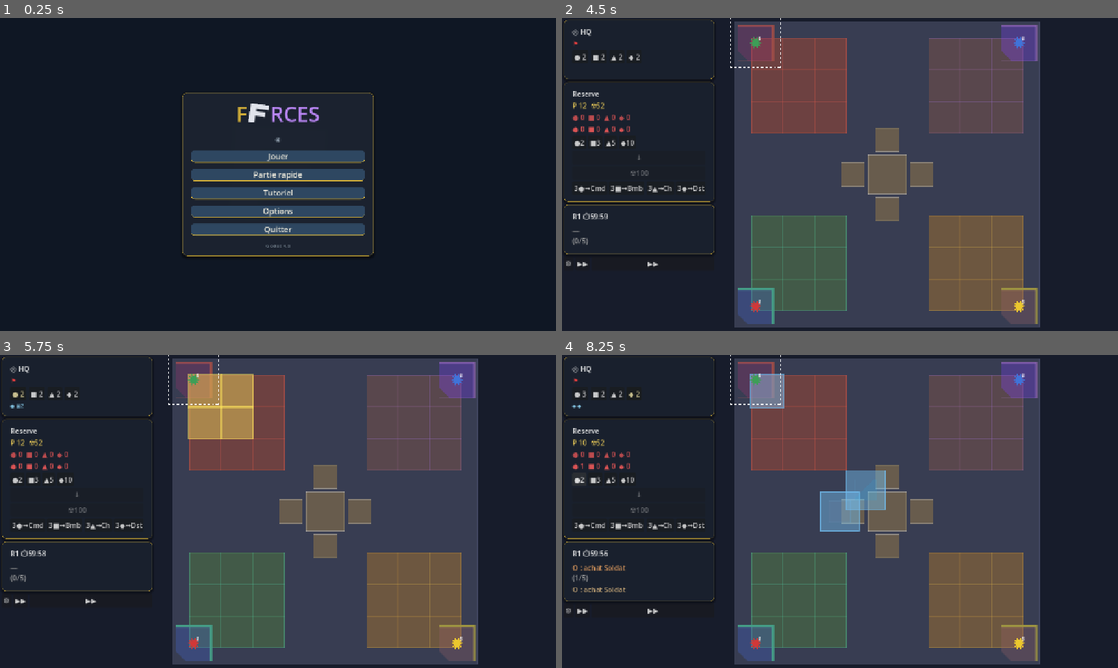
Above: before the commit, frames 1-4 (two rows, left to right).
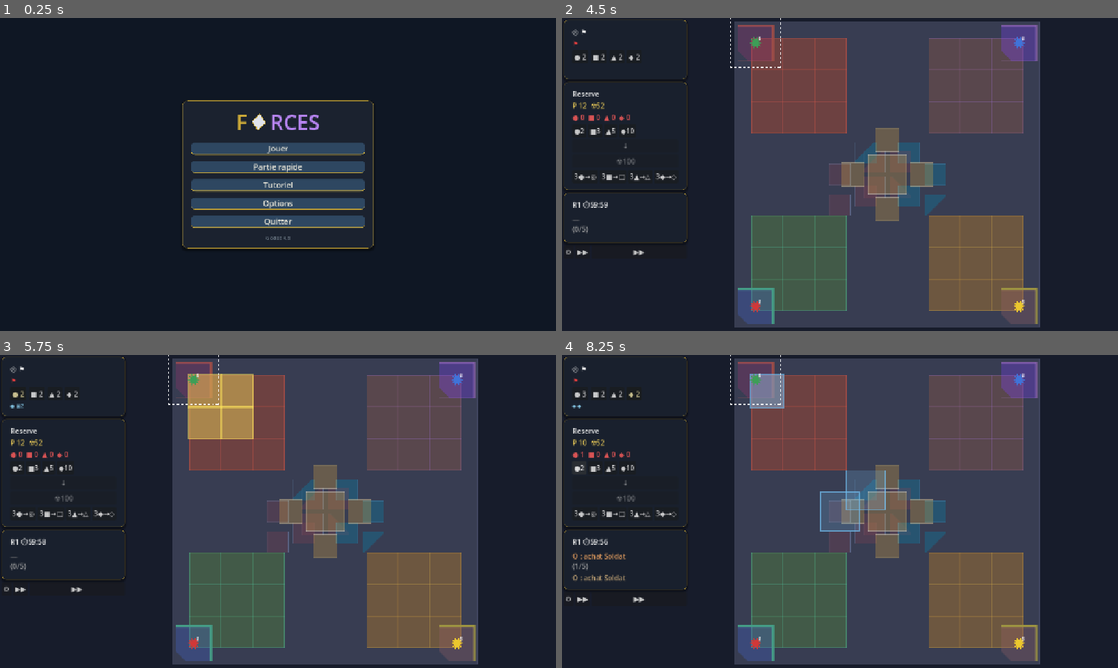
Above: after the commit, the same moments.

Repository: tlloancy/Forces
Game: Godot game, scene res://scenes/menu/main_menu.tscn
The game is run twice, just before and just after one commit, with the same random seed, the same clock (stepped at 60 frames per second) and the same inputs.
Inputs:
- Up to frame 1 (0.25 s): no input
- Up to frame 2 (4.5 s): click "Partie rapide" at 0.5 s; click "⚙" at 1.25 s; click "Jouer" at 2 s; click "Retour" at 2.75 s; click "Jouer" at 3.5 s; click "Lancer la bataille" at 4.25 s
- Up to frame 3 (5.75 s): click "● 2" at 5 s
- Up to frame 4 (8.25 s): click "■ 2" at 5.75 s; click "▲ 2" at 6.5 s; click "◆ 2" at 7.25 s; click "●2" at 8 s

The runs differ from the first frame. In frame 1, 9.0% of the frame differs, in the area x 32-68%, y 23-77%; in frame 2, 2.6%; in frame 3, 2.6%; in frame 4, 4.2%.

Commit message:
Afficher couloirs mer, symboles echanges, menu et surbrillances epures.
CHANGELOG mis a jour. Smoke OK.

Diff:
--- a/godot/scenes/battle/battle.tscn
+++ b/godot/scenes/battle/battle.tscn
@@ -88,12 +88,6 @@
 theme_override_colors/font_color = Color(0.95, 0.82, 0.35, 1)
 text = "F 0"
 
-[node name="ReserveOutline" type="Label" parent="Sidebar/ReservePanel/VBox"]
-unique_name_in_owner = true
-layout_mode = 2
-theme_override_colors/font_color = Color(0.95, 0.35, 0.35, 0.85)
-text = "● 0 ■ 0 ▲ 0 ◆ 0"
-
 [node name="ReserveCounts" type="Label" parent="Sidebar/ReservePanel/VBox"]
 unique_name_in_owner = true
 layout_mode = 2
@@ -139,22 +133,22 @@
 [node name="ExchangeCommandoButton" type="Button" parent="Sidebar/ReservePanel/VBox/ExchangeRow"]
 unique_name_in_owner = true
 layout_mode = 2
-text = "3●→Cmd"
+text = "3●→◎"
 
 [node name="ExchangeBomberButton" type="Button" parent="Sidebar/ReservePanel/VBox/ExchangeRow"]
 unique_name_in_owner = true
 layout_mode = 2
-text = "3■→Bmb"
+text = "3■→□"
 
 [node name="ExchangeFighterButton" type="Button" parent="Sidebar/ReservePanel/VBox/ExchangeRow"]
 unique_name_in_owner = true
 layout_mode = 2
-text = "3▲→Ch"
+text = "3▲→△"
 
 [node name="ExchangeDestroyerButton" type="Button" parent="Sidebar/ReservePanel/VBox/ExchangeRow"]
 unique_name_in_owner = true
 layout_mode = 2
-text = "3◆→Dst"
+text = "3◆→◇"
 
 [node name="OrdersPanel" type="PanelContainer" parent="Sidebar"]
 layout_mode = 2
--- a/godot/scenes/menu/main_menu.tscn
+++ b/godot/scenes/menu/main_menu.tscn
@@ -20,18 +20,6 @@
 grow_horizontal = 2
 grow_vertical = 2
 color = Color(0.06, 0.09, 0.14, 1)
-
-[node name="BackdropDiamond" type="Control" parent="."]
-layout_mode = 1
-anchors_preset = 15
-anchor_right = 1.0
-anchor_bottom = 1.0
-grow_horizontal = 2
-grow_vertical = 2
-mouse_filter = 2
-script = ExtResource("2_logo_o")
-icon_size = 220.0
-rotation_speed = 0.22
 
 [node name="SplashTexture" type="TextureRect" parent="."]
 unique_name_in_owner = true
@@ -82,6 +70,7 @@
 layout_mode = 2
 script = ExtResource("2_logo_o")
 icon_size = 44.0
+plain_rhombus = true
 
 [node name="LogoRest" type="Label" parent="Center/Panel/VBox/LogoRow"]
 unique_name_in_owner = true
@@ -89,12 +78,6 @@
 theme_override_colors/font_color = Color(0.72, 0.52, 0.95, 1)
 theme_override_font_sizes/font_size = 48
 text = "RCES"
-
-[node name="Subtitle" type="Label" parent="Center/Panel/VBox"]
-layout_mode = 2
-theme_override_colors/font_color = Color(0.62, 0.68, 0.74, 1)
-text = "④"
-horizontal_alignment = 1
 
 [node name="PlayButton" type="Button" parent="Center/Panel/VBox"]
 unique_name_in_owner = true
--- a/godot/scripts/battle/battle_sidebar.gd
+++ b/godot/scripts/battle/battle_sidebar.gd
@@ -10,7 +10,6 @@
 @onready var _case_units: HBoxContainer = %CaseUnitsRow
 @onready var _case_piece: Label = %CasePiece
 @onready var _reserve_power: Label = %ReservePower
-@onready var _reserve_outline: Label = %ReserveOutline
 @onready var _reserve_counts: Label = %ReserveCounts
 @onready var _orders_timer: Label = %OrdersTimer
 @onready var _orders_queue: RichTextLabel = %OrdersQueue
@@ -79,12 +78,9 @@
 	for p: PieceInstance in state.reserve_pieces(human_camp):
 		var k: String = _shape_label(p.type)
 		res[k] = int(res.get(k, 0)) + 1
-	var outline_row := _shape_row(["●", "■", "▲", "◆"], res, true)
 	var count_row := _shape_row(["●", "■", "▲", "◆"], res, false)
 	if hbomb_board:
-		outline_row += "  ☢"
 		count_row += "  ☢"
-	_reserve_outline.text = outline_row
 	_reserve_counts.text = count_row
 
 	_orders_timer.text = "R%d ⏱%s" % [state.round_number, _format_timer(planning_elapsed)]
--- a/godot/scripts/battle/board_map.gd
+++ b/godot/scripts/battle/board_map.gd
@@ -172,11 +172,13 @@
 	for sector_id: String in _move_highlights:
 		if not _layout.has(sector_id):
 			continue
+		var tile_rect := _sector_highlight_rect(board, sx, sy, scale, sector_id)
 		if sector_id.begins_with("Space_"):
-			_draw_sea_corridor_marker(board, sx, sy, scale, sector_id, _highlight_color)
-		var tile_rect := _sector_highlight_rect(board, sx, sy, scale, sector_id)
-		draw_rect(tile_rect.grow(1.0), Color(_highlight_color.r, _highlight_color.g, _highlight_color.b, 0.45))
-		draw_rect(tile_rect.grow(1.0), _highlight_color, false, 2.5)
+			draw_rect(tile_rect.grow(1.0), Color(_highlight_color.r, _highlight_color.g, _highlight_color.b, 0.2))
+			draw_rect(tile_rect.grow(1.0), _highlight_color, false, 2.5)
+		else:
+			draw_rect(tile_rect.grow(1.0), Color(_highlight_color.r, _highlight_color.g, _highlight_color.b, 0.45))
+			draw_rect(tile_rect.grow(1.0), _highlight_color, false, 2.5)
 
 	if _state != null:
 		var pending: Dictionary = _state.human_pending_move_targets()
@@ -237,8 +239,6 @@
 
 
 func _draw_tile_for_sector(sector_id: String) -> bool:
-	if sector_id.begins_with("Space_"):
-		return false
 	return true
 
 
@@ -301,7 +301,10 @@
 			Vector2(cx - design.x * 0.5, cy - design.y * 0.5),
 			design
 		)
-		draw_texture_rect(tex, rect, false, BoardAtlas.sector_tile_modulate(sector_id))
+		var tint: Color = BoardAtlas.sector_tile_modulate(sector_id)
+		if sector_id.begins_with("Space_"):
+			tint = Color(0.5, 0.7, 0.92, 1.0)
+		draw_texture_rect(tex, rect, false, tint)
 
 
 func _draw_piece_icon(center: Vector2, icon_size: float, piece_type: GameConstants.PieceType, color: Color) -> void:
--- a/godot/scripts/core/board_atlas.gd
+++ b/godot/scripts/core/board_atlas.gd
@@ -130,7 +130,7 @@
 
 static func sector_tile_modulate(sector_id: String) -> Color:
 	if sector_id.begins_with("Space_"):
-		return Color(0.62, 0.65, 0.72, 1.0)
+		return Color(0.5, 0.7, 0.92, 1.0)
 	if BoardCatalog.is_neutral(sector_id):
 		return Color(0.92, 0.93, 0.96, 1.0)
 	var tint := _camp_multiply_color(BoardCatalog.camp_for_sector(sector_id))
@@ -170,7 +170,7 @@
 
 static func _sea_connector_design_size(sector_id: String) -> Vector2:
 	var native := tile_native_size(sector_id)
-	var long_side := 40.0
+	var long_side := 52.0
 	if native.x > native.y * 1.25:
 		var h := long_side * (native.y / native.x)
 		return Vector2(long_side, h)
--- a/godot/scripts/core/board_catalog.gd
+++ b/godot/scripts/core/board_catalog.gd
@@ -108,11 +108,11 @@
 ## Libellé court affiché sur le pad d'ordres (HQ, CE, NW, Sp3…).
 func sector_short_label(sector_id: String) -> String:
 	if sector_id.begins_with("HQ_"):
-		return "HQ"
+		return "⚑"
 	if sector_id == "Sun":
-		return "CE"
+		return "☀"
 	if sector_id.begins_with("Space_"):
-		return "Sp%s" % sector_id.get_slice("_", 1)
+		return "◇%s" % sector_id.get_slice("_", 1)
 	if sector_id.begins_with("Moon_"):
 		return sector_id.get_slice("_", 1)
 	var idx: int = sector_id.rfind("_")
--- a/godot/scripts/menu/logo_rotating_o.gd
+++ b/godot/scripts/menu/logo_rotating_o.gd
@@ -1,10 +1,12 @@
 extends Control
-## Losange du « O » dans FORCES — rotation lente (comme l’UI Unity).
+## Losange du « O » dans FORCES — rotation lente.
 
 const BoardAtlas = preload("res://scripts/core/board_atlas.gd")
 
 @export var rotation_speed: float = 0.55
 @export var icon_size: float = 44.0
+## Losange plat (menu) ; désactivé = texture atlas (peut contenir un motif interne).
+@export var plain_rhombus: bool = true
 
 var _angle: float = 0.0
 
@@ -20,11 +22,22 @@
 
 
 func _draw() -> void:
-	var tex: AtlasTexture = BoardAtlas.icon_texture("diamond_outline")
-	if tex == null or tex.atlas == null:
-		return
-	var sz := Vector2(icon_size, icon_size)
-	var rect := Rect2(-sz * 0.5, sz)
-	draw_set_transform(size * 0.5, _angle, Vector2.ONE)
-	draw_texture_rect(tex, rect, false, Color(0.92, 0.93, 0.96, 0.95))
+	var center := size * 0.5
+	draw_set_transform(center, _angle, Vector2.ONE)
+	if plain_rhombus:
+		var h := icon_size * 0.42
+		var w := icon_size * 0.36
+		var pts := PackedVector2Array([
+			Vector2(0, -h),
+			Vector2(w, 0),
+			Vector2(0, h),
+			Vector2(-w, 0),
+		])
+		draw_colored_polygon(pts, Color(0.92, 0.93, 0.96, 0.95))
+		draw_polyline(pts + PackedVector2Array([pts[0]]), Color(0.82, 0.68, 0.22, 0.9), 2.0)
+	else:
+		var tex: AtlasTexture = BoardAtlas.icon_texture("diamond_outline")
+		if tex != null and tex.atlas != null:
+			var sz := Vector2(icon_size, icon_size)
+			draw_texture_rect(tex, Rect2(-sz * 0.5, sz), false, Color(0.92, 0.93, 0.96, 0.95))
 	draw_set_transform(Vector2.ZERO, 0.0, Vector2.ONE)
--- a/godot/scripts/menu/main_menu.gd
+++ b/godot/scripts/menu/main_menu.gd
@@ -3,17 +3,12 @@
 @onready var _logo_f: Label = %LogoF
 @onready var _logo_rest: Label = %LogoRest
 @onready var _panel: PanelContainer = %Panel
-@onready var _backdrop_diamond: Control = $BackdropDiamond
-
-
 func _ready() -> void:
 	DisplayServer.window_set_title("Forces")
 	MenuTheme.style_panel(_panel)
 	MenuTheme.style_title(_logo_f, 48)
 	MenuTheme.style_title(_logo_rest, 48)
 	_logo_rest.add_theme_color_override("font_color", Color(0.72, 0.52, 0.95))
-	if _backdrop_diamond:
-		_backdrop_diamond.modulate = Color(1, 1, 1, 0.14)
 	for btn: Button in [%PlayButton, %QuickPlayButton, %TutorialButton, %OptionsButton, %QuitButton]:
 		MenuTheme.style_primary_button(btn)
 	AudioManager.play_menu_music()
Not shown, changed: godot/CHANGELOG.md
